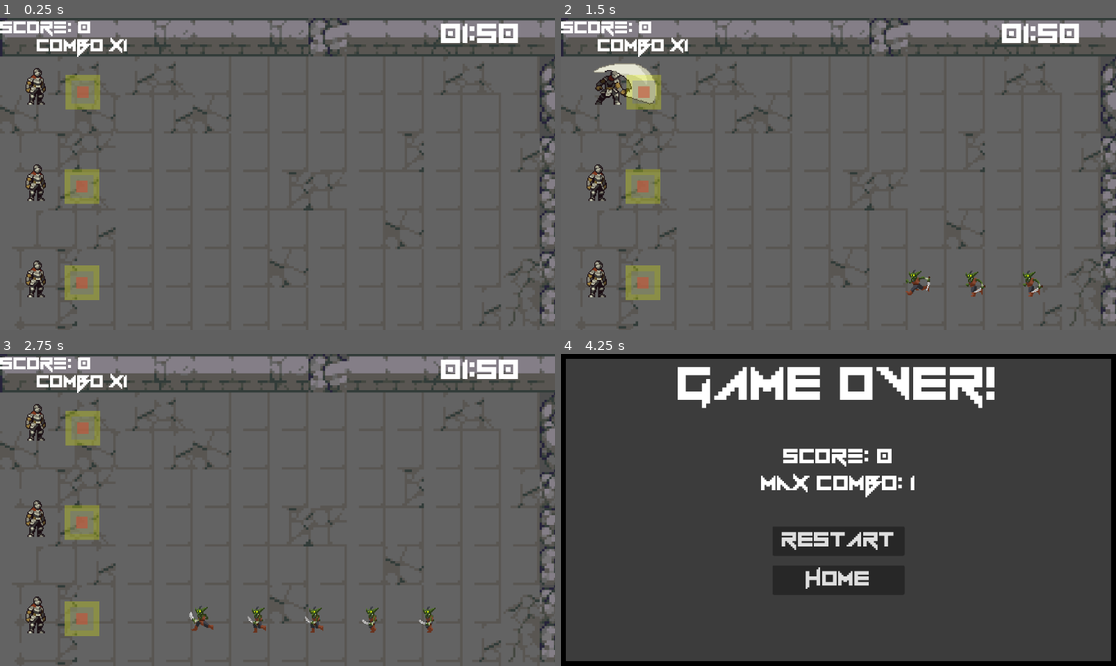
Above: before the commit, frames 1-4 (two rows, left to right).
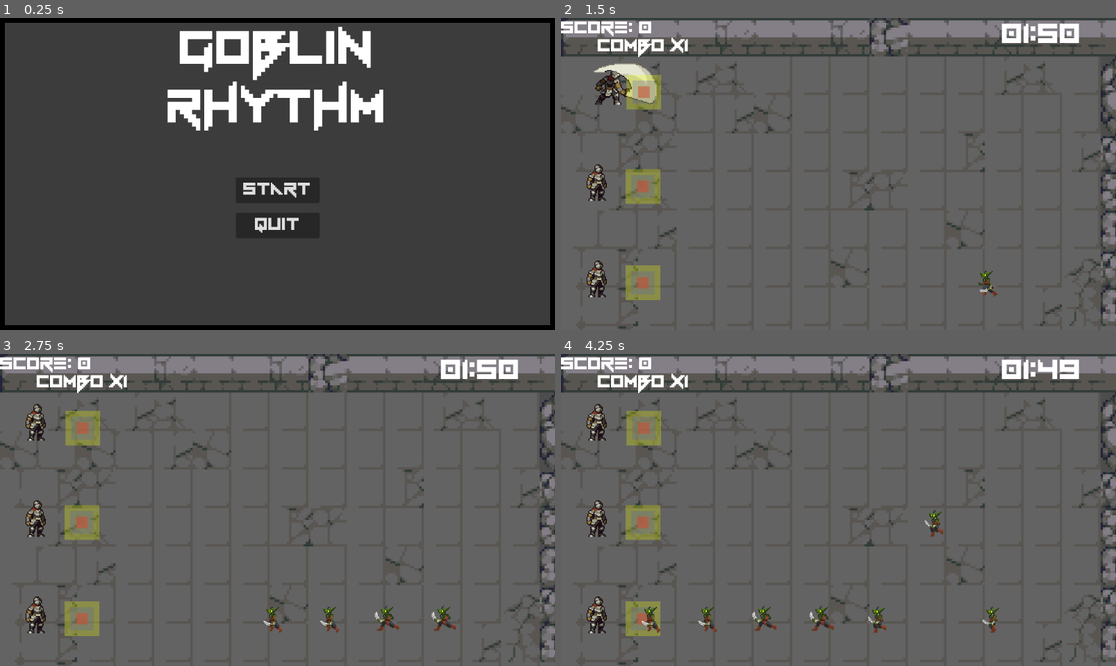
Above: after the commit, the same moments.

Repository: EmericCaramanna/SecretSantaJam
Game: Godot game, scene res://scenes/home.tscn
The game is run twice, just before and just after one commit, with the same random seed, the same clock (stepped at 60 frames per second) and the same inputs. Before the commit the project starts from res://scenes/world.tscn. Sound files missing from this copy of the repository are replaced by a short silence.
Inputs (mouse positions are in pixels of both pictures, inside the frame that each line leads up to):
- Up to frame 1 (0.25 s): no input
- Up to frame 2 (1.5 s): click (838, 189) at 0.5 s, where only the run after the commit has a clickable "Start"; tap Z (top) at 1.35 s
- Up to frame 3 (2.75 s): tap Z (top) at 2.1 s
- Up to frame 4 (4.25 s): tap Z (top) at 2.85, 3.6 s

The runs differ from the first frame. In frame 1, 97% of the frame differs, in the area x 0-100%, y 0-100%; in frame 2, 0.6%; in frame 3, 1.2%; in frame 4, 97%.

Commit message:
last fixes before submitting

Diff:
--- a/GameOver.gd
+++ b/GameOver.gd
@@ -7,4 +7,5 @@
 	get_tree().change_scene_to_file("res://scenes/world.tscn")
 
 func _on_home_pressed():
-	pass # Replace with function body.
+	get_tree().paused = true
+	get_tree().change_scene_to_file("res://scenes/home.tscn")
--- a/project.godot
+++ b/project.godot
@@ -11,7 +11,7 @@
 [application]
 
 config/name="SecretSantaJam"
-run/main_scene="res://scenes/world.tscn"
+run/main_scene="res://scenes/home.tscn"
 config/features=PackedStringArray("4.1", "Mobile")
 config/icon="res://icon.svg"
 
--- a/scenes/home.tscn
+++ b/scenes/home.tscn
@@ -35,7 +35,7 @@
 theme_override_fonts/font = ExtResource("1_ikqa6")
 theme_override_font_sizes/font_size = 135
 text = "Goblin
-Rythm"
+Rhythm"
 horizontal_alignment = 1
 vertical_alignment = 1
 
Binary file added: GoblinRythmHTML/SecretSantaJam.apple-touch-icon.png
Not shown, added: GoblinRythmHTML/SecretSantaJam.apple-touch-icon.png.import
Binary file added: GoblinRythmHTML/SecretSantaJam.icon.png
Not shown, added: GoblinRythmHTML/SecretSantaJam.icon.png.import
Binary file added: GoblinRythmHTML/SecretSantaJam.png
Not shown, added: GoblinRythmHTML/SecretSantaJam.png.import
Not shown, added: export_presets.cfg
Not shown, added: GoblinRythmHTML.zip
Not shown, added: GoblinRythmHTML/SecretSantaJam.audio.worklet.js
Not shown, added: GoblinRythmHTML/SecretSantaJam.js
Not shown, added: GoblinRythmHTML/SecretSantaJam.pck
Not shown, added: GoblinRythmHTML/SecretSantaJam.wasm
(and 2 more such lines)
